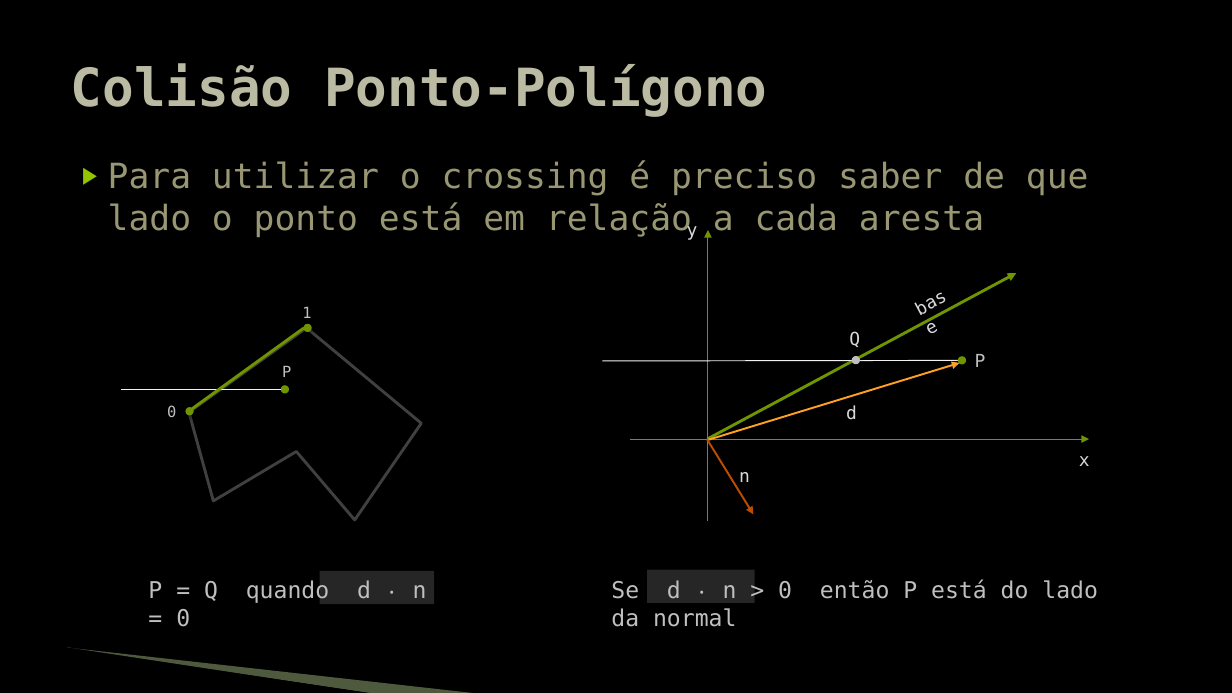
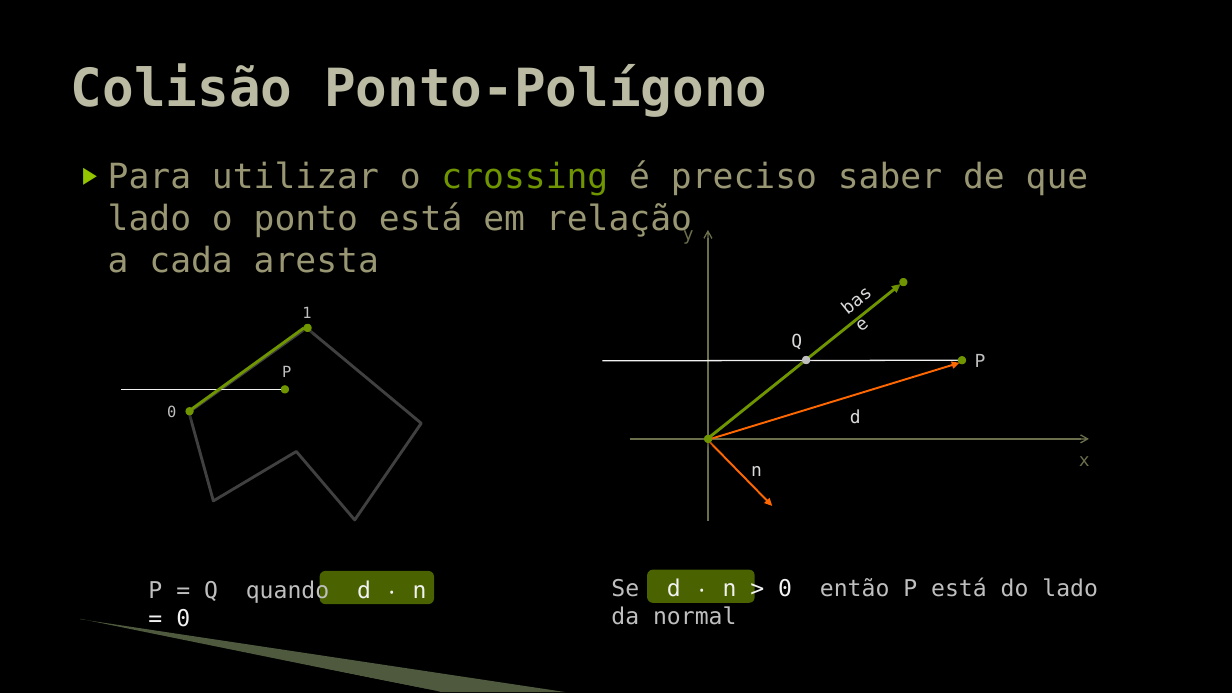
Before and after one commit to JudsonSS/Jogos, a slide deck: slide 8 of Slides/23. Colisão Avançada.pptx. Drawn at 1232x693 pixels with LibreOffice and Linux fonts; fonts in the diff are those of the drawing; background and template pictures are left out. Boxes give left, top, right and bottom in pixels: in the first picture for what was removed or moved away, otherwise in the second. Text is boxed around its words. In the diff, an @@ line names an element or a change of style, - is before the commit and + after.

```diff
--- a/Slides/23. Colisão Avançada.pptx
+++ b/Slides/23. Colisão Avançada.pptx
@@ text "Para utilizar o crossing é ..." at box(108, 161, 1089, 273): text colour #999773 to #6F9400 in "crossing" @@
@@ text "y" at box(683, 226, 694, 244): text colour #D9D9D9 to #6C6F4C @@
@@ arrow (708, 520) - (708, 230): stroke #6F9400 0.75 pt to #6C6F4C 1 pt; arrowheads changed @@
@@ text "base": place and size @@
-text "base" at box(901, 273, 968, 328)
+text "base" at box(827, 267, 892, 328)
@@ text "base" at box(827, 267, 892, 328): rotation 331 to 321 degrees @@
@@ arrow moved from (708, 439) - (1017, 273) to (708, 439) - (901, 285) @@
@@ ellipse added at box(900, 278, 908, 286), fill #6F9400, outline #6F9400 0.75 pt @@
@@ text "Q": place and size @@
-text "Q" at box(849, 331, 860, 347)
+text "Q" at box(791, 333, 802, 349)
@@ ellipse: place and size @@
-ellipse at box(852, 357, 860, 364)
+ellipse at box(803, 357, 811, 364)
@@ line (958, 360) - (603, 360): stroke #F2F2F2 0.75 pt to #F2F2F2 1 pt @@
@@ arrow (709, 440) - (959, 363): stroke #FEA022 1.5 pt to #FF6700 1.5 pt @@
@@ text "d": place and size @@
-text "d" at box(846, 405, 857, 420)
+text "d" at box(850, 409, 861, 424)
@@ arrow (629, 439) - (1090, 439): stroke #6F9400 0.75 pt to #6C6F4C 1 pt; arrowheads changed @@
@@ ellipse added at box(704, 435, 712, 443), fill #6F9400, outline #6F9400 0.75 pt @@
@@ arrow moved from (708, 440) - (753, 515) to (708, 440) - (773, 506) @@
@@ arrow (708, 440) - (773, 506): stroke #BF4D00 1.5 pt to #FF6700 1.5 pt @@
@@ text "x" at box(1079, 456, 1090, 466): text colour #D9D9D9 to #6C6F4C @@
@@ text "n": place and size @@
-text "n" at box(739, 472, 750, 482)
+text "n" at box(751, 466, 762, 476)
@@ text "Se d ‧ n > ..." at box(611, 578, 1098, 597): text colour #BFBFBF to #F2F2F2 in "d ‧ n > 0" @@
@@ rounded rectangle at box(647, 569, 754, 603): rectangle to rounded rectangle; fill #262626 to #94C600 at 50% opacity @@
@@ text "P = Q quando d ..." at box(148, 579, 792, 604): text colour #BFBFBF to #F2F2F2 in "d ‧ n = 0" @@
@@ rounded rectangle at box(320, 571, 434, 604): rectangle to rounded rectangle; fill #262626 to #94C600 at 50% opacity @@
@@ freeform shape: place and size @@
-freeform shape at box(66, 649, 374, 693)
+freeform shape at box(78, 621, 440, 692)
@@ freeform shape: place and size @@
-freeform shape at box(67, 648, 481, 693)
+freeform shape at box(80, 619, 566, 692)
```
Also in this commit, not shown: 11 other slides changed.
